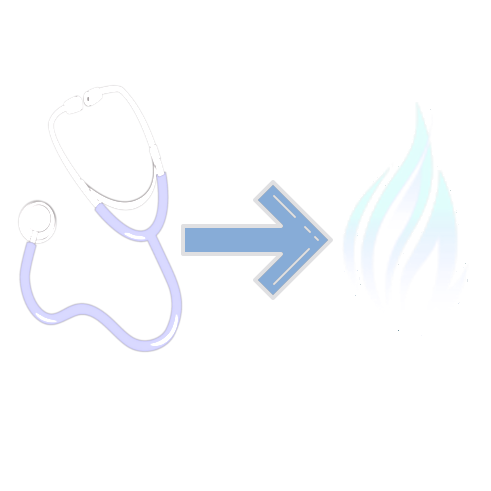
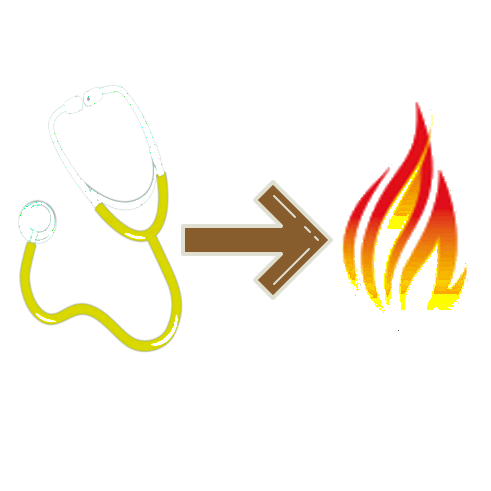
The second 491 x 491 image is a revision of the first. Changes to its layers:
removed layer "Pasted Layer #1" over bbox(181, 180, 333, 300)
removed layer "Pasted Layer" over bbox(18, 85, 183, 353)
painted on "icon.png" over bbox(18, 85, 467, 353)
